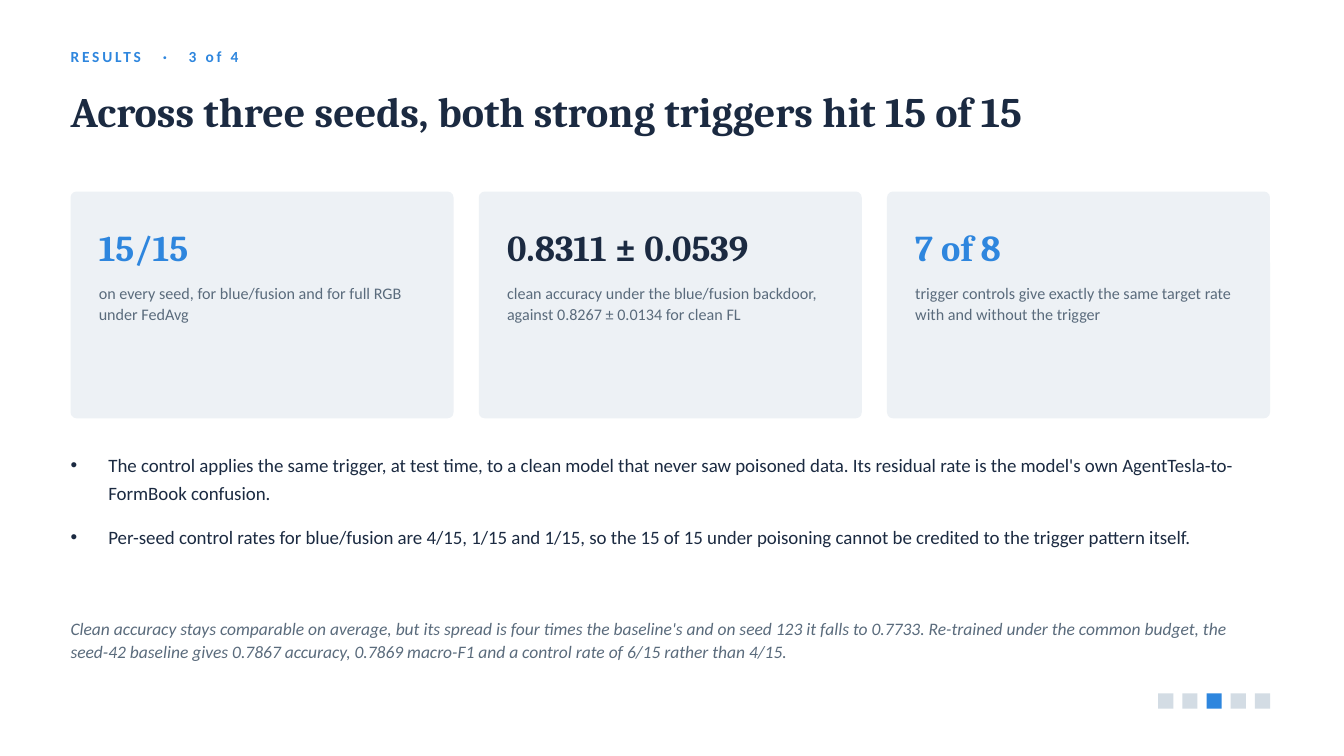
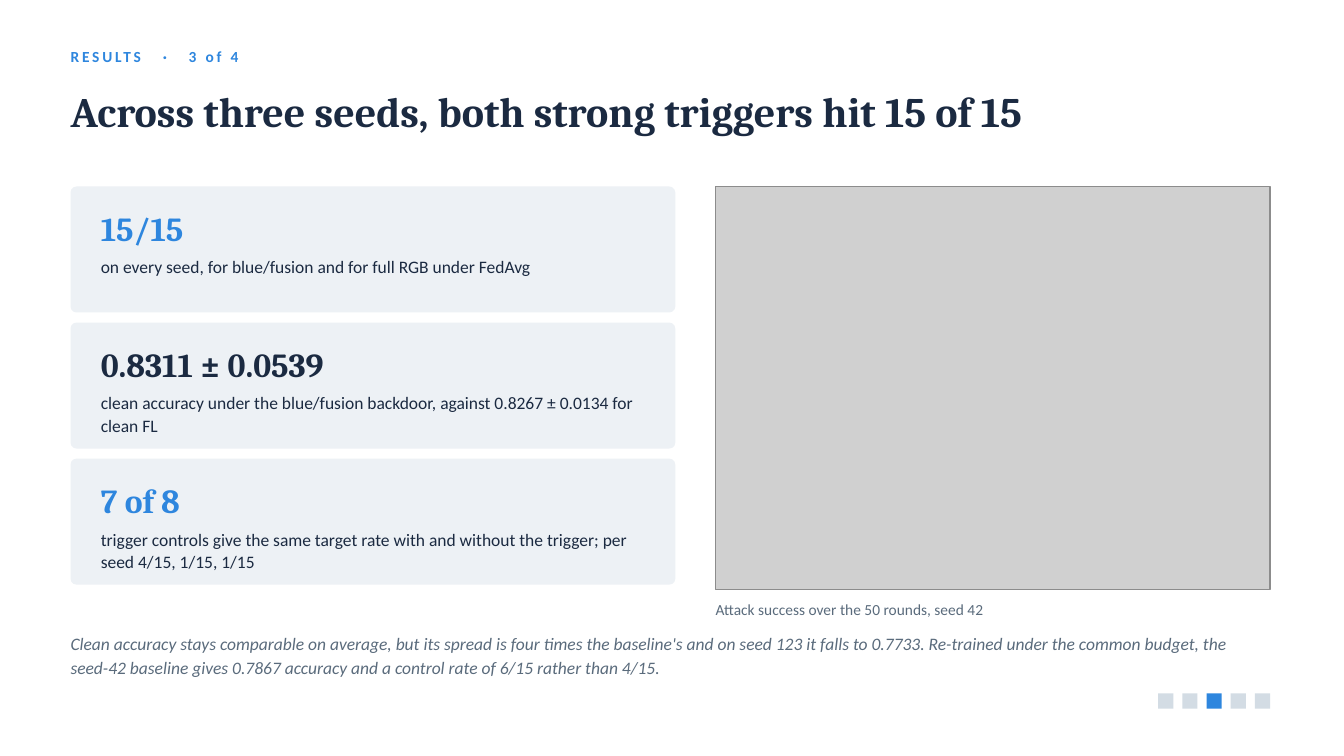
Before and after one commit to jabirmbrok/fl_backdoor_infostealer, a slide deck: slide 14 of slides/iwbis_channel_aware_backdoor.pptx (slide 12 before the commit). Drawn at 1344x756 pixels with LibreOffice and Linux fonts; fonts in the diff are those of the drawing; grey boxes stand for pictures. Boxes give left, top, right and bottom in pixels: in the first picture for what was removed or moved away, otherwise in the second. Text is boxed around its words. In the diff, an @@ line names an element or a change of style, - is before the commit and + after.

```diff
--- a/slides/iwbis_channel_aware_backdoor.pptx
+++ b/slides/iwbis_channel_aware_backdoor.pptx
@@ rounded rectangle: place and size @@
-rounded rectangle at (71, 192, 454, 418)
+rounded rectangle at (71, 187, 676, 313)
@@ text "15/15": place and size @@
-text "15/15" at (99, 235, 189, 266)
+text "15/15" at (101, 217, 184, 246)
@@ picture added at (716, 187, 1270, 590) @@
@@ text "on every seed, for blue/fusion ...": place and size @@
-text "on every seed, for blue/fusion ..." at (99, 288, 402, 323)
+text "on every seed, for blue/fusion ..." at (101, 261, 530, 276)
@@ text "on every seed, for blue/fusion ..." at (101, 261, 530, 276): size 11.5 to 12.5 pt, text colour #5A6B7C to #1B2A41; line spacing 15pt to 16pt @@
@@ rounded rectangle: place and size @@
-rounded rectangle at (479, 192, 862, 418)
+rounded rectangle at (71, 323, 676, 449)
@@ text "0.8311 ± 0.0539": place and size @@
-text "0.8311 ± 0.0539" at (507, 236, 748, 262)
+text "0.8311 ± 0.0539" at (101, 354, 324, 378)
@@ text "clean accuracy under the blue/fusion ..." at (101, 397, 632, 432): size 11.5 to 12.5 pt, text colour #5A6B7C to #1B2A41; line spacing 15pt to 16pt @@
@@ text "clean accuracy under the blue/fusion ...": place and size @@
-text "clean accuracy under the blue/fusion ..." at (507, 288, 817, 323)
+text "clean accuracy under the blue/fusion ..." at (101, 397, 632, 432)
@@ proportions changed in 3 elements at (71, 187, 676, 313), (71, 323, 676, 449), (71, 459, 676, 585) @@
@@ rounded rectangle: place and size @@
-rounded rectangle at (887, 192, 1270, 418)
+rounded rectangle at (71, 459, 676, 585)
@@ size 26 to 24 pt in 3 elements at (101, 217, 184, 246), (101, 354, 324, 378), (101, 489, 180, 514) @@
@@ text "7 of 8": place and size @@
-text "7 of 8" at (915, 235, 1001, 262)
+text "7 of 8" at (101, 489, 180, 514)
@@ text removed at (108, 459, 1232, 548) @@
-• The control applies the same trigger, at test time, to a clean model that never saw poisoned data. Its residual rate is the model's own AgentTesla-to-FormBook confusion.
-• Per-seed control rates for blue/fusion are 4/15, 1/15 and 1/15, so the 15 of 15 under poisoning cannot be credited to the trigger pattern itself.
@@ text at (101, 534, 627, 570): text changed; size 11.5 to 12.5 pt; text colour #5A6B7C to #1B2A41 @@
-trigger controls give exactly the same target rate with and without the trigger
+trigger controls give the same target rate with and without the trigger; per seed 4/15, 1/15, 1/15
@@ text added at (716, 604, 983, 617), 11 pt, text #5A6B7C @@
+Attack success over the 50 rounds, seed 42
@@ text at (71, 638, 1226, 677): text changed @@
-Clean accuracy stays comparable on average, but its spread is four times the baseline's and on seed 123 it falls to 0.7733. Re-trained under the common budget, the seed-42 baseline gives 0.7867 accuracy, 0.7869 macro-F1 and a control rate of 6/15 rather than 4/15.
+Clean accuracy stays comparable on average, but its spread is four times the baseline's and on seed 123 it falls to 0.7733. Re-trained under the common budget, the seed-42 baseline gives 0.7867 accuracy and a control rate of 6/15 rather than 4/15.
```
Also in this commit, not shown: 8 other slides changed, 2 slides added, 6 other files.
